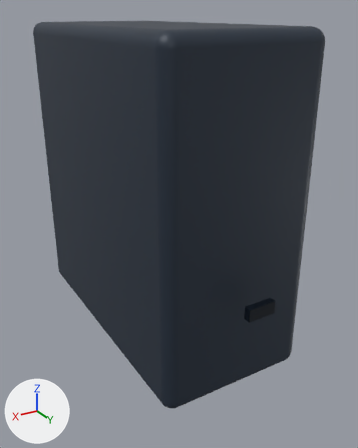
The glTF model prototype/public/company-assets/desktop-computer-v1/desktop-computer/desktop-tower/v1/model.glb, before and after one commit.
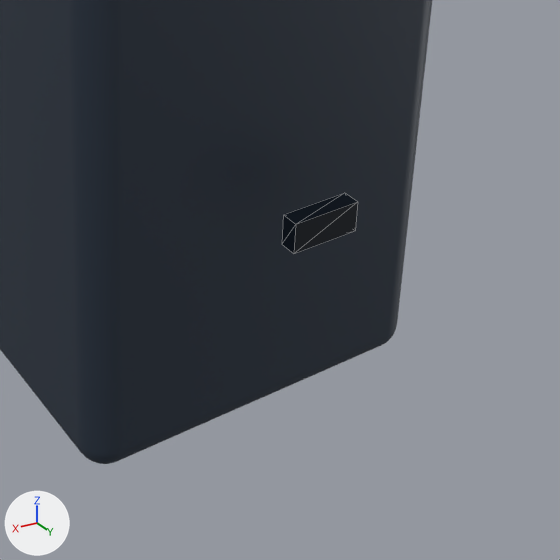
Old and new are each drawn whole from a camera (50 mm lens) standing at (0.285, 0.529, 0.393) and looking at (-0.009, 0.039, 0.148) and again close up on the part from 36% to 100% of the width and 49% to 100% of the height. Lighting does not change. The marker at lower left points along +X, +Y and +Z. The first two pictures are the older version. The close-ups show mesh edges as thin lines. Where no turn or scale is listed for an object, it has been applied to the vertices. Vertices at exactly the same position are counted once.

In view in the first close-up: 'computer-body', 'power-port-back'.
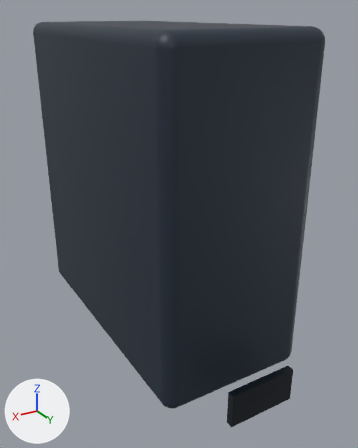
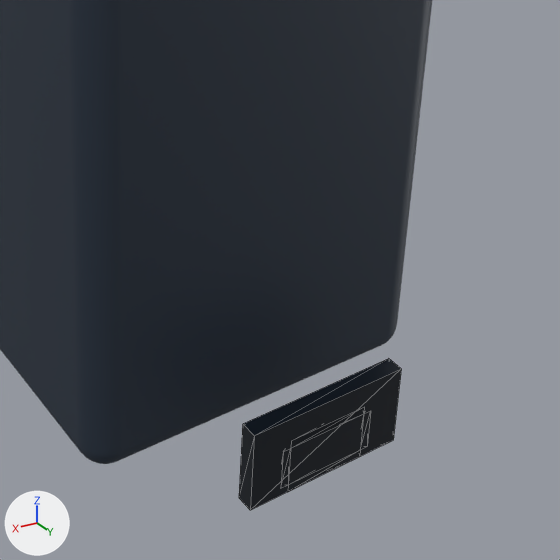
Boxes (x1, y1, x2, y2) around the edits, measured in the close-ups (560 x 560 px):
'power-port-back', moved, rescaled (112% wider, 145% taller)
    before: (282, 193, 358, 254)
    after: (239, 359, 401, 510)
'usb-frame-bottom', added (black)
    after: (288, 450, 360, 492)
'usb-frame-top', added
    after: (291, 407, 364, 448)
'usb-frame-right', added
    after: (281, 448, 291, 488)
'usb-frame-left', added
    after: (360, 411, 371, 450)

What changed in the scene script:
```text
Change me_mesh_10:
    used by ob_power_port_back; location = (0.0, 0.21, 0.12)
    remove me_mesh_10.from_pydata(...)  # 8 vertices, 12 faces; spans x -0.016..0.016, y -0.004..0.004, z -0.007..0.007
    add me_mesh_10.from_pydata(...)  # 8 vertices, 12 faces; spans x -0.04..0.04, y -0.004..0.004, z -0.02..0.02
    me_mesh_10 part 1: the whole mesh is scaled about its middle by (2.5, 1, 2.86)
Add me_mesh_14:
    me_mesh_14.from_pydata(...)  # a box spanning x -0.02..0.02, y -0.001..0.001, z -0.002..0.002
    me_mesh_14.materials.append(mat_material_1)  # black #111923
Add me_mesh_12:
    me_mesh_12.from_pydata(...)  # a box spanning x -0.002..0.002, y -0.001..0.001, z -0.01..0.01
    me_mesh_12.materials.append(mat_material_1)  # black #111923
Change ob_power_port_back:
    ob_power_port_back.location: (0.0, 0.21, 0.12) -> (0.0, 0.221, 0.02)
Add ob_usb_frame_bottom:
    ob_usb_frame_bottom = bpy.data.objects.new('usb-frame-bottom', me_mesh_14)
    ob_usb_frame_bottom.location = (0.0, 0.224, 0.002)
Add ob_usb_frame_top:
    ob_usb_frame_top = bpy.data.objects.new('usb-frame-top', me_mesh_14.copy())
    ob_usb_frame_top.location = (0.0, 0.224, 0.026)
Add ob_usb_frame_right:
    ob_usb_frame_right = bpy.data.objects.new('usb-frame-right', me_mesh_12)
    ob_usb_frame_right.location = (0.022, 0.224, 0.014)
Add ob_usb_frame_left:
    ob_usb_frame_left = bpy.data.objects.new('usb-frame-left', me_mesh_12.copy())
    ob_usb_frame_left.location = (-0.022, 0.224, 0.014)
```
